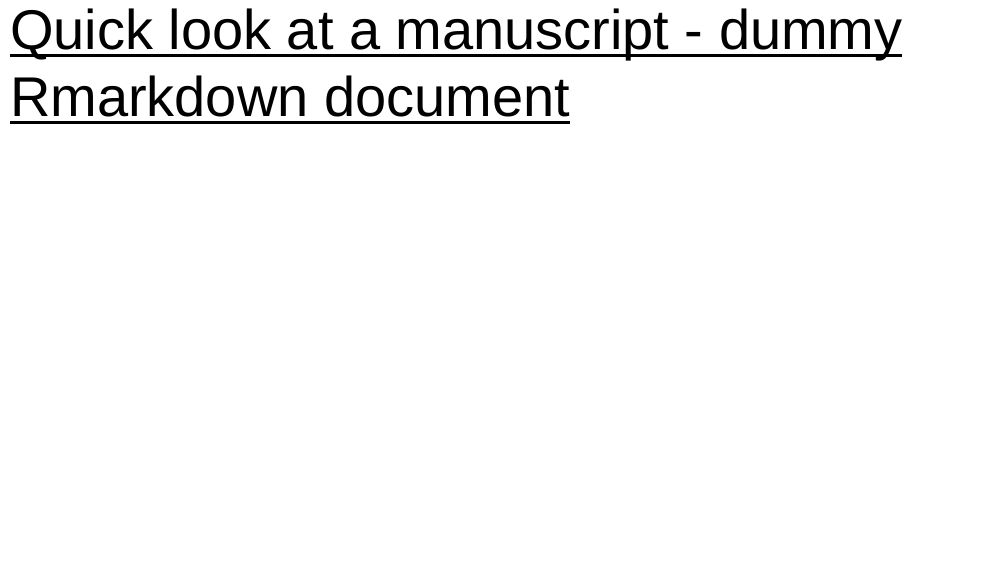
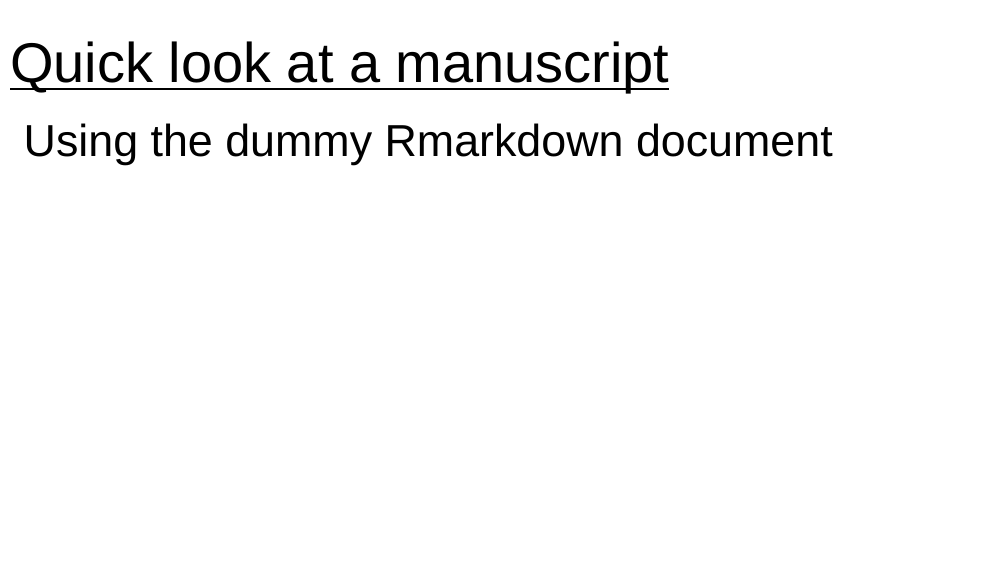
Before and after one commit to jennahamlin/GiGte, a slide deck: slide 15 of GiGte.pptx (slide 14 before the commit). Drawn at 1008x567 pixels with LibreOffice and Linux fonts; fonts in the diff are those of the drawing. Boxes give left, top, right and bottom in pixels: in the first picture for what was removed or moved away, otherwise in the second. Text is boxed around its words. In the diff, an @@ line names an element or a change of style, - is before the commit and + after.

```diff
--- a/GiGte.pptx
+++ b/GiGte.pptx
@@ title at [10,41,670,92]: text changed @@
-Quick look at a manuscript - dummy Rmarkdown document
+Quick look at a manuscript
@@ text added at [24,123,833,165], 32 pt, text #000000 @@
+Using the dummy Rmarkdown document
```
Also in this commit, not shown: 10 other slides changed, 4 slides added, 1 other file.
